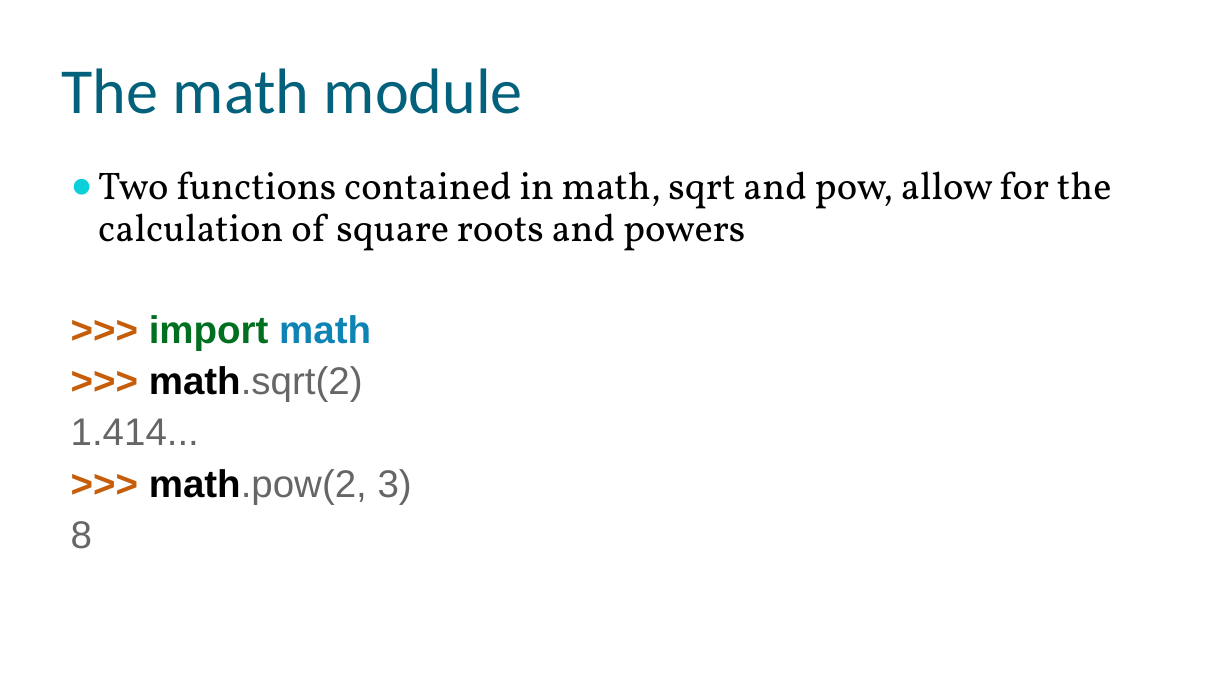
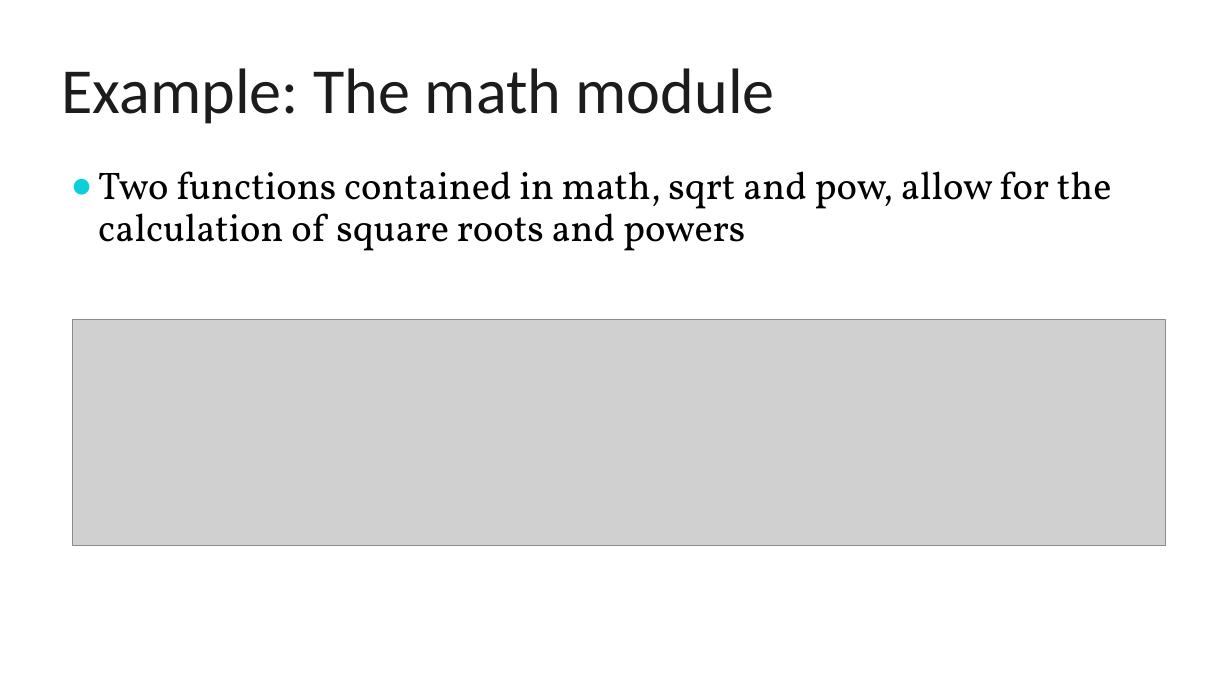
Before and after one commit to hariseldon99/msph306, a slide deck: slide 42 of notes/Intro-Python-2.pptx (slide 41 before the commit). Drawn at 1232x693 pixels with LibreOffice and Linux fonts; fonts in the diff are those of the drawing; grey boxes stand for pictures; background and template pictures are left out. Boxes give left, top, right and bottom in pixels: in the first picture for what was removed or moved away, otherwise in the second. Text is boxed around its words. In the diff, an @@ line names an element or a change of style, - is before the commit and + after.

```diff
--- a/notes/Intro-Python-2.pptx
+++ b/notes/Intro-Python-2.pptx
@@ title at (62, 68, 775, 124): text changed; text colour #04617B to #1C1C1C @@
-The math module
+Example: The math module
@@ text at (71, 315, 412, 549): paragraphs removed @@
->>> import math
->>> math.sqrt(2)
-1.414...
->>> math.pow(2, 3)
-8
@@ picture added at (73, 320, 1166, 546) @@
```
Also in this commit, not shown: 10 other slides changed, 3 slides added.
